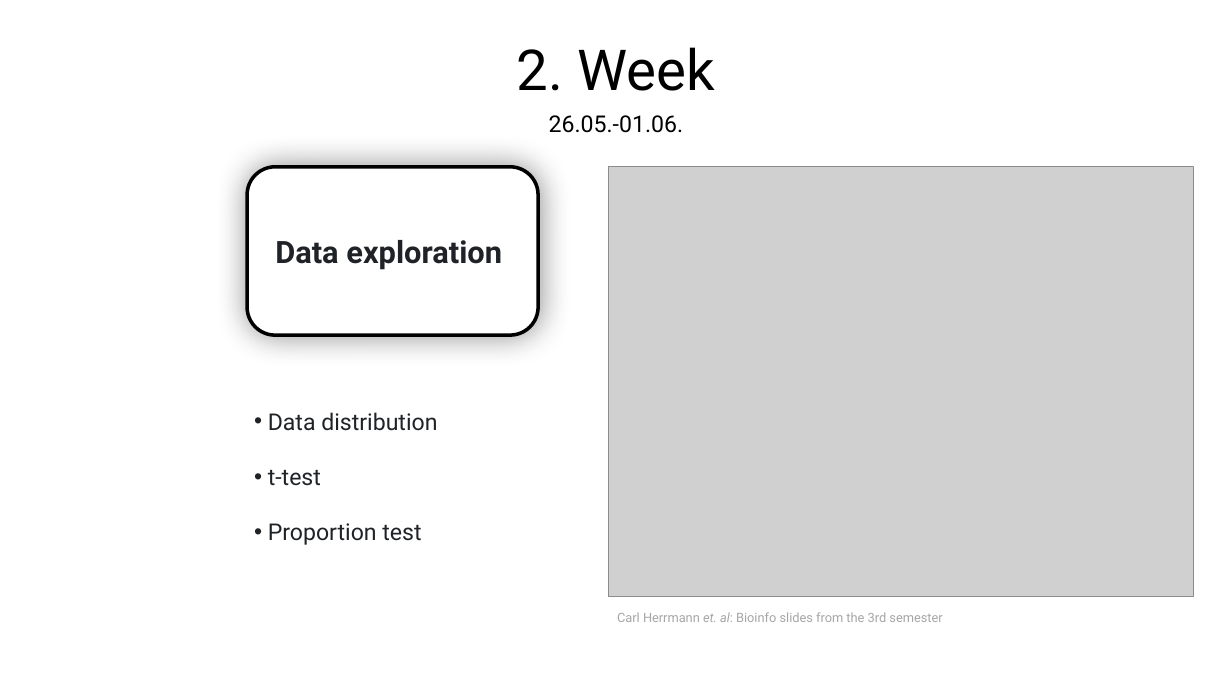
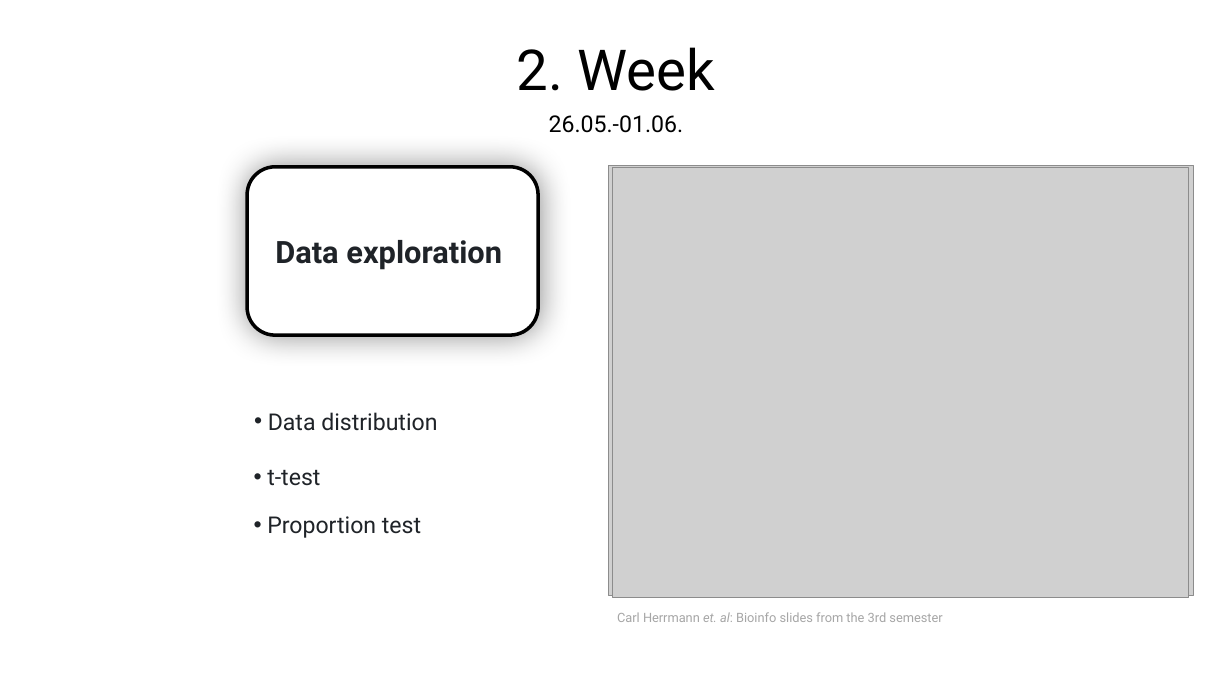
Before and after one commit to MichelaPozzi/2025-topic-03-group-01, a slide deck: slide 8 of Project Proposal.pptx. Drawn at 1232x693 pixels with LibreOffice and Linux fonts; fonts in the diff are those of the drawing; grey boxes stand for pictures. Boxes give left, top, right and bottom in pixels: in the first picture for what was removed or moved away, otherwise in the second. Text is boxed around its words. In the diff, an @@ line names an element or a change of style, - is before the commit and + after.

```diff
--- a/Project Proposal.pptx
+++ b/Project Proposal.pptx
@@ picture added at bbox=[613, 167, 1189, 597] @@
@@ text at bbox=[268, 470, 421, 545]: paragraphs removed @@
-• t-test
-• Proportion test
@@ text added at bbox=[267, 516, 421, 538], 18 pt, text #1F2328 @@
+• Proportion test
@@ rectangle: place and size @@
-rectangle at bbox=[570, 571, 1212, 653]
+rectangle at bbox=[562, 582, 1203, 664]
```
